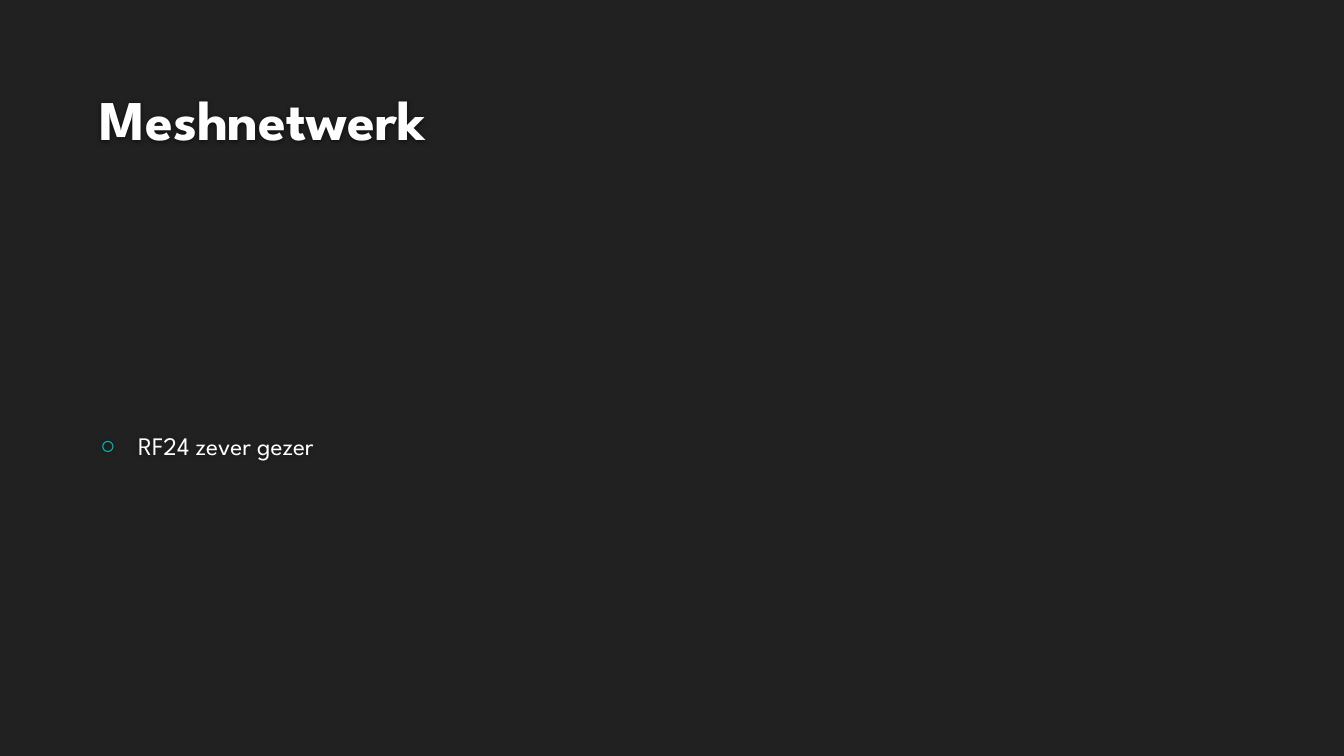
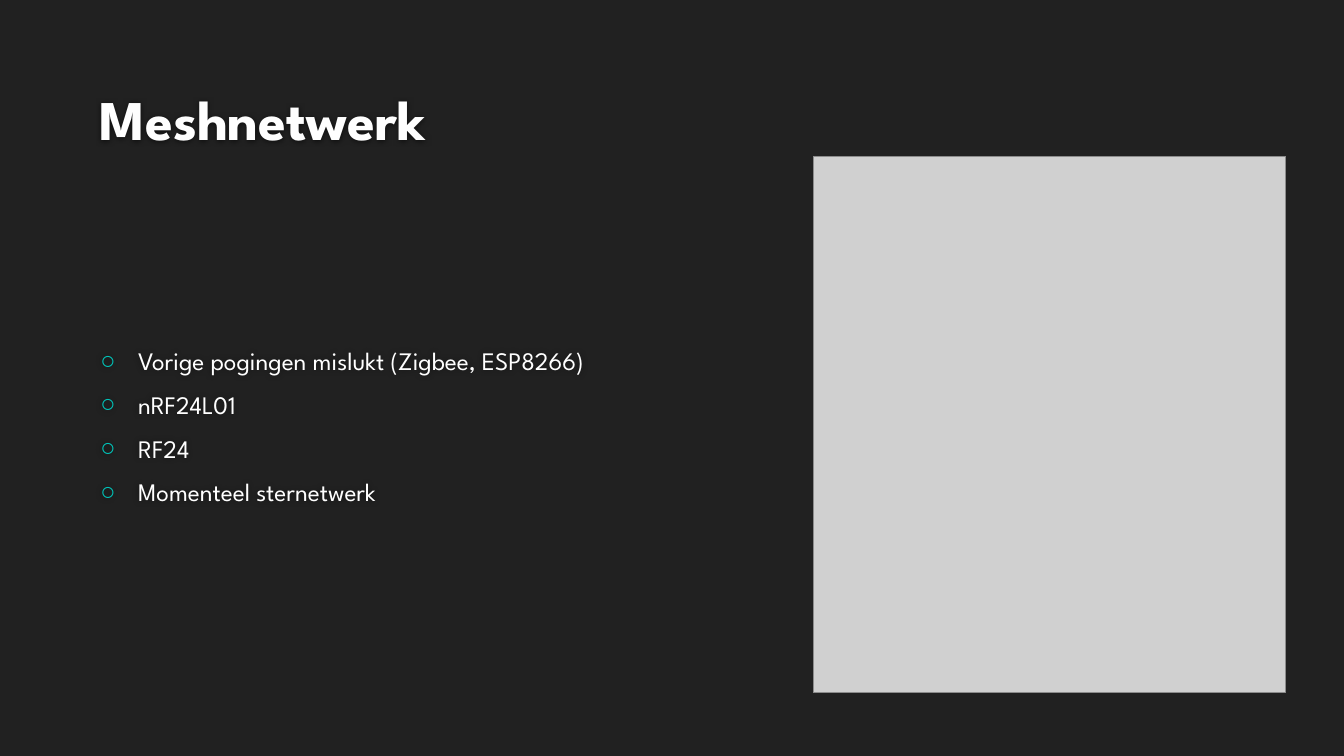
Before and after one commit to AP-Elektronica-ICT/QuietTimePublic, a slide deck: slide 5 of Documentatie/IoT.pptx. Drawn at 1344x756 pixels with LibreOffice and Linux fonts; fonts in the diff are those of the drawing; grey boxes stand for pictures; background and template pictures are left out. Boxes give left, top, right and bottom in pixels: in the first picture for what was removed or moved away, otherwise in the second. Text is boxed around its words. In the diff, an @@ line names an element or a change of style, - is before the commit and + after.

```diff
--- a/Documentatie/IoT.pptx
+++ b/Documentatie/IoT.pptx
@@ picture added at [814, 156, 1287, 693] @@
@@ text at [138, 352, 584, 502]: text changed @@
-○ RF24 zever gezer
+○ Vorige pogingen mislukt (Zigbee, ESP8266)
+○ nRF24L01
+○ RF24
+○ Momenteel sternetwerk
```
Also in this commit, not shown: 4 other slides changed.
